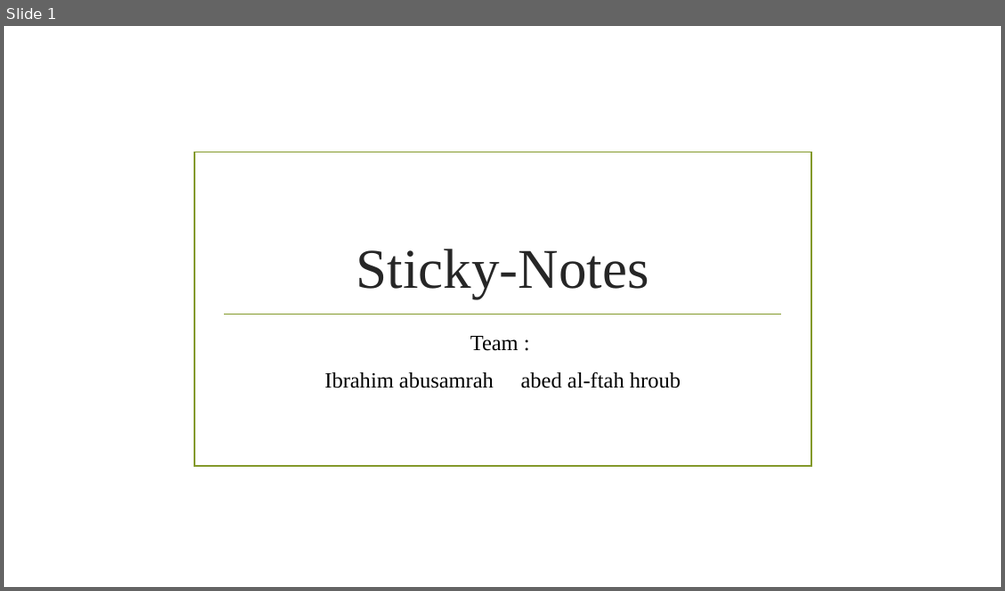
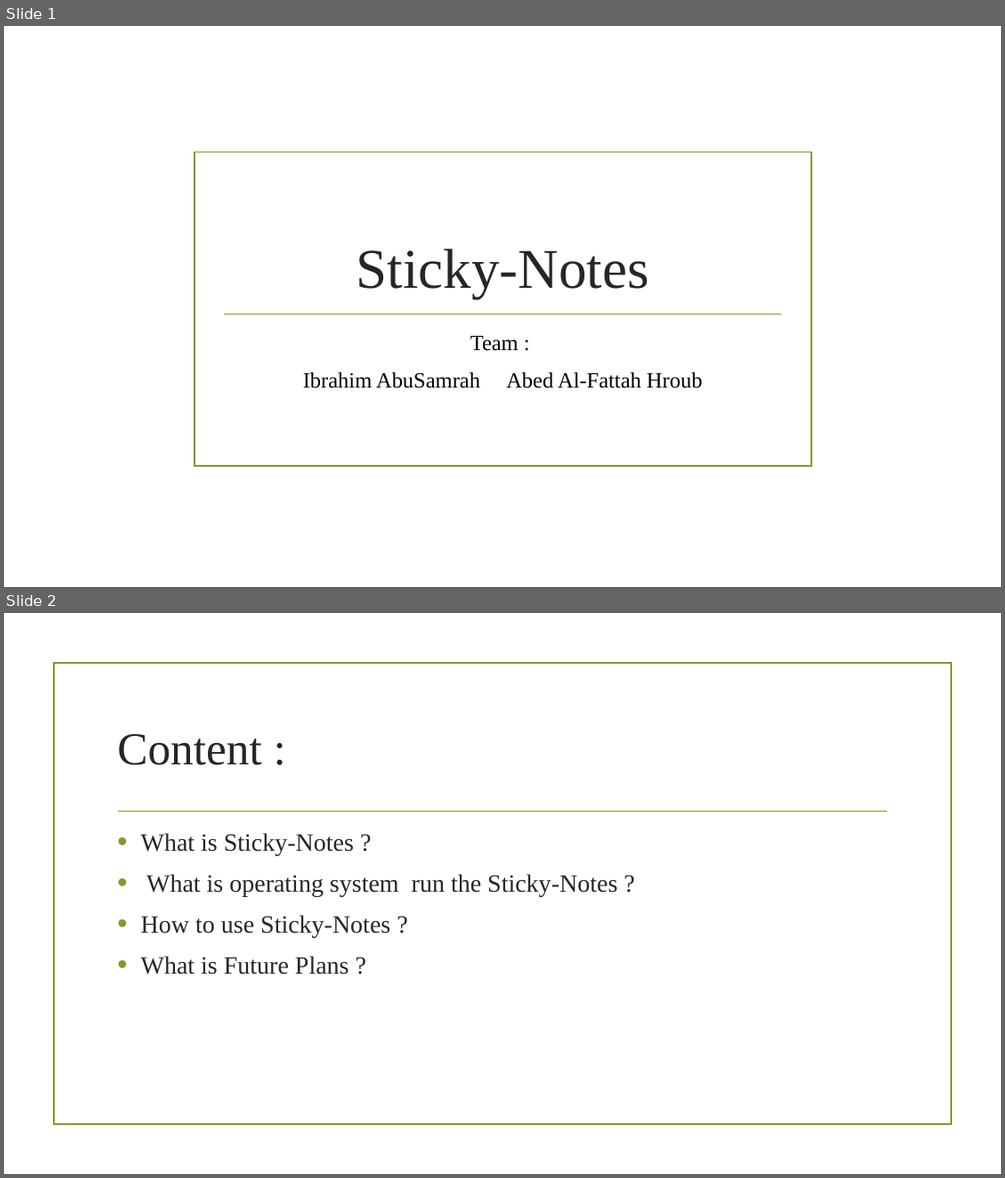
Before and after one commit to ibrahim123abusamrah/show, a slide deck: Sticky-Notes.pptx. Shown one above the other, each under a label of ours: slide 1 before the commit, slides 1 and 2 after it. The pictures are 1005x591 and 1005x1178 pixels, drawn with LibreOffice and Linux fonts; fonts in the diff are those of the drawing; background and template pictures are left out. Boxes give left, top, right and bottom in pixels: in the first picture for what was removed or moved away, otherwise in the second. Text is boxed around its words. In the diff, an @@ line names an element or a change of style, - is before the commit and + after.

Commit message:
ibrahim

```diff
--- a/Sticky-Notes.pptx
+++ b/Sticky-Notes.pptx
@@ slide 2 added at (4, 613, 1001, 1174), background picture (left out) @@
@@ rectangle added at (53, 663, 951, 1125), outline #83992A 1.25 pt @@
@@ title added at (117, 734, 261, 765), 44 pt, text #262626 @@
+Content :
@@ line added from (119, 811) to (887, 811), #83992A 1.25 pt @@
@@ text added at (141, 833, 617, 974), 24 pt, text #262626 @@
+• What is Sticky-Notes ?
+• What is operating system run the Sticky-Notes ?
+• How to use Sticky-Notes ?
+• What is Future Plans ?
@@ slide 1 changed as well @@
@@ subtitle at (303, 372, 703, 388): text changed @@
-Ibrahim abusamrah abed al-ftah hroub
+Ibrahim AbuSamrah Abed Al-Fattah Hroub
```
Also in this commit, not shown: 6 other slides added, 1 slide removed.
